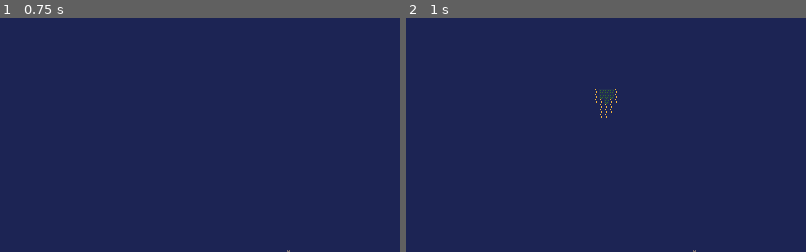
Above: before the commit, frames 1-2 (left to right).
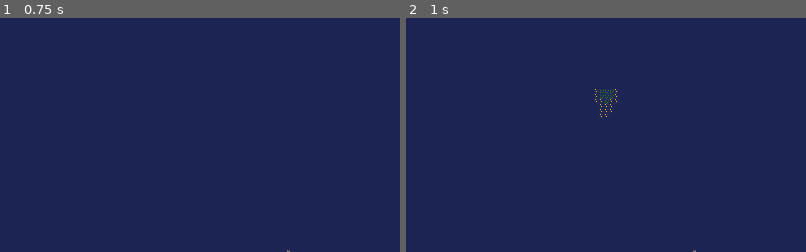
Above: after the commit, the same moments.

Repository: DennisSmuda/godot-chunking-system
Game: Godot game, scene res://scenes/Main.tscn
Same seed, same stepped clock (60 frames per second), same inputs: the game is played once before the commit and once after it.
Inputs:
- Up to frame 1 (0.75 s): tap Enter at 0.5 s; hold L (right) from 0.53 s (still down)
- Up to frame 2 (1 s): keep holding L (right)
The pictures show only the part of the screen within x 14-64%, y 0-50%; the shares and areas given below are measured in that part.

Frame 1 is identical in both runs. In frame 2, less than 0.1% of the frame differs, in the area x 47-53%, y 31-43%.

Commit message:
cleanup grass/sand tiles

Diff:
--- a/scenes/tiles/Grass.tscn
+++ b/scenes/tiles/Grass.tscn
@@ -11,9 +11,9 @@
 [node name="CollisionShape2D" type="CollisionShape2D" parent="."]
 shape = SubResource( 1 )
 
-[node name="Sprite" type="Sprite" parent="."]
+[node name="Background" type="Sprite" parent="."]
 texture = ExtResource( 1 )
 
-[node name="dot" type="Sprite" parent="."]
+[node name="Sprite" type="Sprite" parent="."]
 modulate = Color( 0.203922, 0.427451, 0.168627, 1 )
 texture = ExtResource( 2 )
--- a/scenes/tiles/Sand.tscn
+++ b/scenes/tiles/Sand.tscn
@@ -1,17 +1,18 @@
 [gd_scene load_steps=4 format=2]
 
 [ext_resource path="res://assets/tiles/sand_top_1.png" type="Texture" id=1]
-[ext_resource path="res://assets/tiles/sand_top_2.png" type="Texture" id=2]
+[ext_resource path="res://assets/tiles/sand.png" type="Texture" id=2]
 
 [sub_resource type="RectangleShape2D" id=1]
+extents = Vector2( 8, 8 )
 
 [node name="Sand" type="StaticBody2D"]
 
+[node name="CollisionShape2D" type="CollisionShape2D" parent="."]
+shape = SubResource( 1 )
+
+[node name="Background" type="Sprite" parent="."]
+texture = ExtResource( 2 )
+
 [node name="Sprite" type="Sprite" parent="."]
 texture = ExtResource( 1 )
-
-[node name="dot" type="Sprite" parent="."]
-texture = ExtResource( 2 )
-
-[node name="CollisionShape2D" type="CollisionShape2D" parent="."]
-shape = SubResource( 1 )
Not shown, added: screenshots/main_scene.png.import
